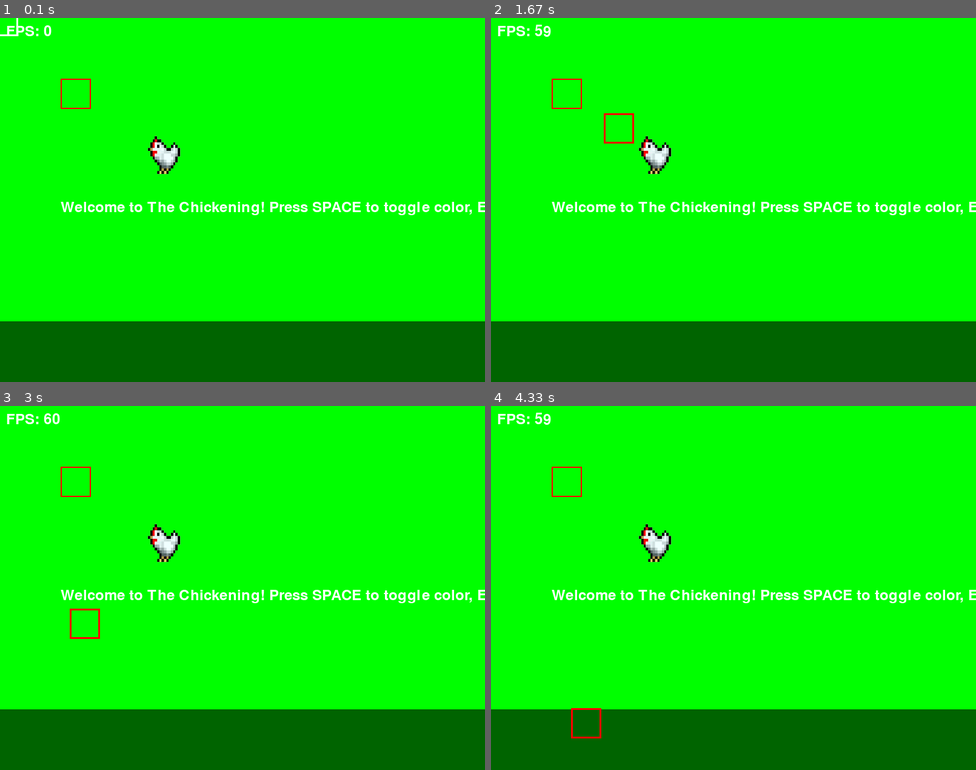
Above: before the commit, frames 1-4 (two rows, left to right).
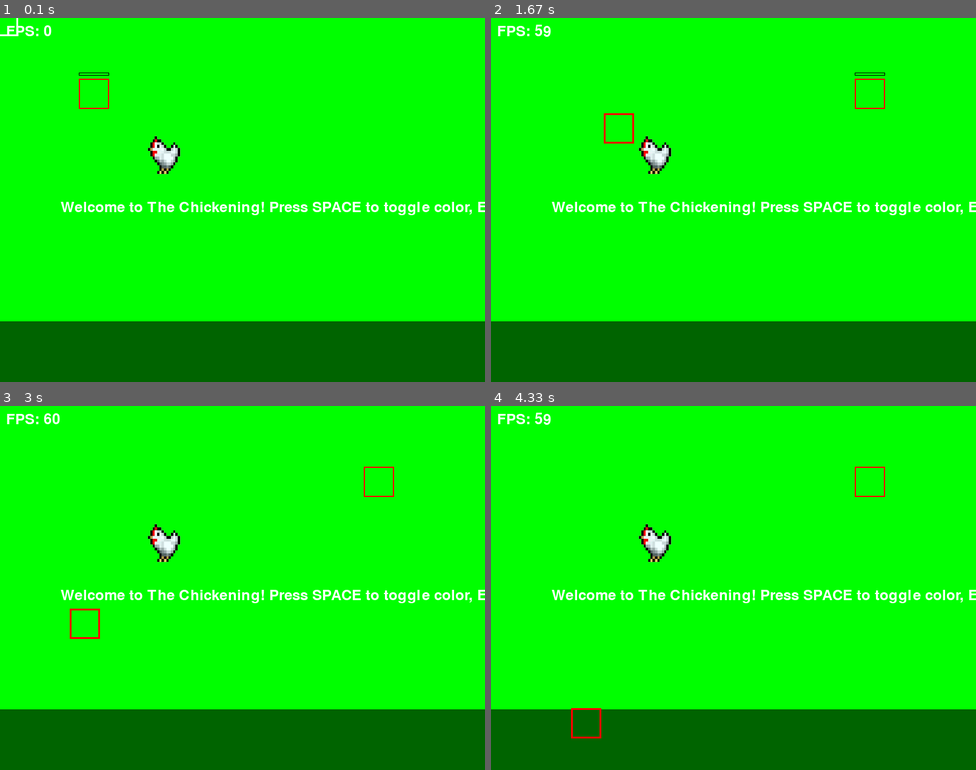
Above: after the commit, the same moments.

Repository: Zakihung/The-Chickening
Game: pygame game, started from main.py
The game is run twice, just before and just after one commit, with the same random seed, the same clock (stepped at 60 frames per second) and the same inputs.
Inputs (mouse positions are in pixels of both pictures, inside the frame that each line leads up to):
- Up to frame 1 (0.1 s): no input
- Up to frame 2 (1.67 s): click (733, 200) at 0.38 s; click (782, 280) at 0.72 s; click (912, 327) at 1.05 s; click (617, 127) at 1.38 s
- Up to frame 3 (3 s): click (242, 631) at 1.72 s; click (174, 511) at 2.05 s; click (412, 682) at 2.38 s; click (87, 624) at 2.72 s
- Up to frame 4 (4.33 s): click (592, 518) at 3.05 s; click (617, 653) at 3.38 s; click (908, 671) at 3.72 s; click (588, 722) at 4.05 s

The runs differ from the first frame. In frame 1, 0.1% of the frame differs, in the area x 12-23%, y 15-25%; in frame 2, 0.2%, in the area x 12-82%, y 15-25%; in frame 3, 0.2%; in frame 4, 0.2%.

Commit message:
Refine base_entity.py with detailed update (delta_time movement) and draw (HP bar)

Diff:
--- a/modules/entities/base_entity.py
+++ b/modules/entities/base_entity.py
@@ -1,6 +1,6 @@
 # modules/entities/base_entity.py
 import pygame
-from modules.utils.constants import PLAYER_HP_DEFAULT, ENEMY_HP_BASE
+from modules.utils.constants import PLAYER_HP_DEFAULT, ENEMY_HP_BASE, COLOR_RED, COLOR_GREEN, COLOR_BLACK, SCREEN_WIDTH, SCREEN_HEIGHT
 from modules.utils.helpers import rect_collision  # Để dùng sau cho collision
 
 class BaseEntity:
@@ -20,26 +20,47 @@
         self.speed = speed
         self.alive = True  # Flag để check chết chưa
         self.image = None  # Placeholder cho sprite (load sau)
+        self.direction = pygame.Vector2(0, 0)  # Vector hướng di chuyển (normalize sau)
 
     def update(self, delta_time):
         """
         Update logic mỗi frame (di chuyển, check chết, etc.).
-        Override trong subclass.
-        :param delta_time: Thời gian giữa frames (cho movement mượt)
+        Override trong subclass cho AI hoặc input.
+        :param delta_time: Thời gian giữa frames (cho movement mượt, ví dụ: 1/FPS)
         """
         if self.hp <= 0:
             self.alive = False
+            return  # Không update nếu chết
+
+        # Di chuyển cơ bản dựa trên direction và speed
+        if self.direction.length() > 0:
+            self.direction.normalize_ip()  # Normalize để tốc độ ổn định
+            self.rect.x += self.direction.x * self.speed * delta_time * 60  # Scale với FPS 60
+            self.rect.y += self.direction.y * self.speed * delta_time * 60
+
+        # Giới hạn trong màn hình (placeholder, có thể override)
+        self.rect.clamp_ip(pygame.Rect(0, 0, SCREEN_WIDTH, SCREEN_HEIGHT))
 
     def draw(self, screen):
         """
         Vẽ entity lên screen.
-        Override để vẽ sprite thực.
+        Override để customize sprite.
         """
         if self.image:
             screen.blit(self.image, self.rect.topleft)
         else:
             # Placeholder: Vẽ rect đỏ cho test
-            pygame.draw.rect(screen, (255, 0, 0), self.rect, 2)
+            pygame.draw.rect(screen, COLOR_RED, self.rect, 2)
+
+        # Vẽ HP bar nếu alive
+        if self.alive and self.max_hp > 0:
+            hp_ratio = self.hp / self.max_hp
+            bar_width = self.rect.width * hp_ratio
+            hp_bar_rect = pygame.Rect(self.rect.x, self.rect.y - 10, bar_width, 5)  # Thanh máu trên đầu
+            pygame.draw.rect(screen, COLOR_GREEN, hp_bar_rect)  # Xanh cho HP còn
+            # Viền bar
+            full_bar_rect = pygame.Rect(self.rect.x, self.rect.y - 10, self.rect.width, 5)
+            pygame.draw.rect(screen, COLOR_BLACK, full_bar_rect, 1)
 
     def take_damage(self, damage):
         """
--- a/modules/screens/game_screen.py
+++ b/modules/screens/game_screen.py
@@ -13,7 +13,8 @@
         # Load sprite test
         self.chicken_sprite = pygame.image.load('assets/images/player/chicken.png')  # Đường dẫn tương đối từ root
         self.chicken_rect = self.chicken_sprite.get_rect(center=(SCREEN_WIDTH // 2, SCREEN_HEIGHT // 2))  # Vị trí giữa màn
-        self.test_entity = BaseEntity(100, 100, 50, 50, hp=100, speed=5)  # Test entity ở góc
+        self.test_entity = BaseEntity(100, 100, 50, 50, hp=100, speed=5)
+        self.test_entity.direction = pygame.Vector2(1, 0)  # Test di chuyển phải (override trong update sau)
         self.chicken_sprite = pygame.transform.scale(self.chicken_sprite, (300, 300)) # scale gà nhỏ lại
 
     def draw_background(self):
@@ -28,9 +29,11 @@
         with open('data/levels.json', 'r', encoding='utf-8') as f:
             levels_data = json.load(f)
             print(levels_data['levels'][0])  # In level đầu tiên để test
-        # Test update và draw entity
-        self.test_entity.update(1 / 60)  # Giả delta_time = 1/FPS
+        # Test update và draw entity với delta_time
+        delta_time = 1 / 60  # Giả định FPS 60, sau dùng clock.get_time() / 1000
+        self.test_entity.update(delta_time)
         self.test_entity.draw(self.screen)
+        self.test_entity.take_damage(1)  # Test giảm HP dần để thấy HP bar thay đổi
         pygame.draw.rect(self.screen, (0, 100, 0), (0, SCREEN_HEIGHT - 100, SCREEN_WIDTH, 100))
 
     def draw_test_sprite(self):
